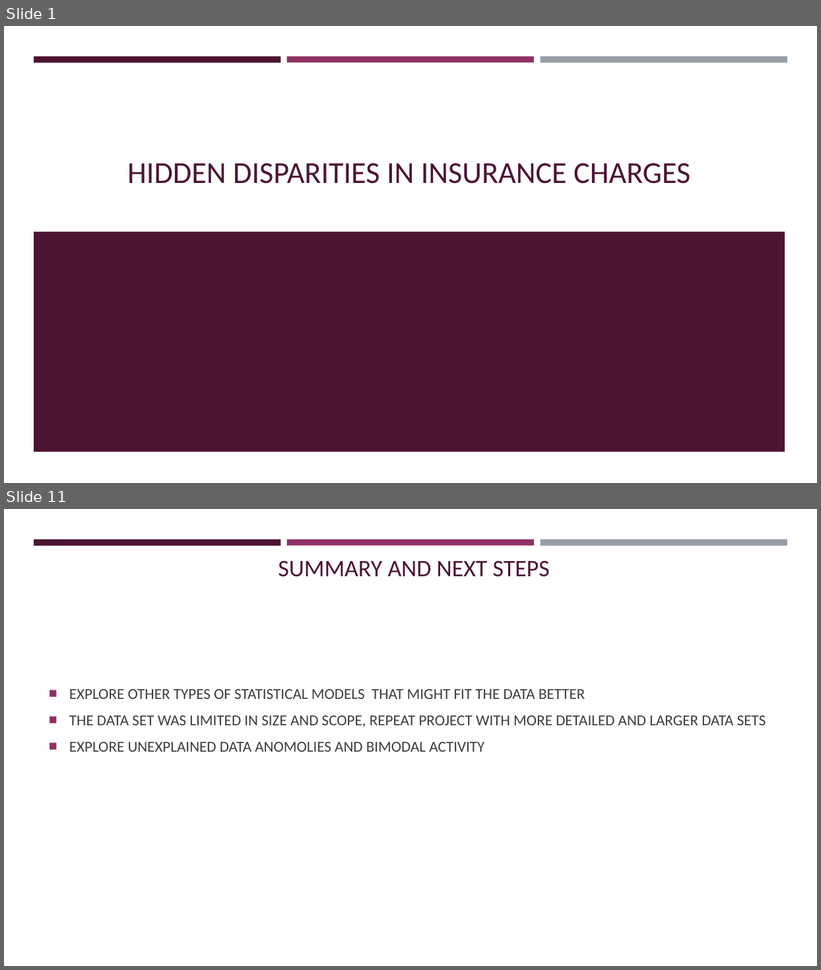
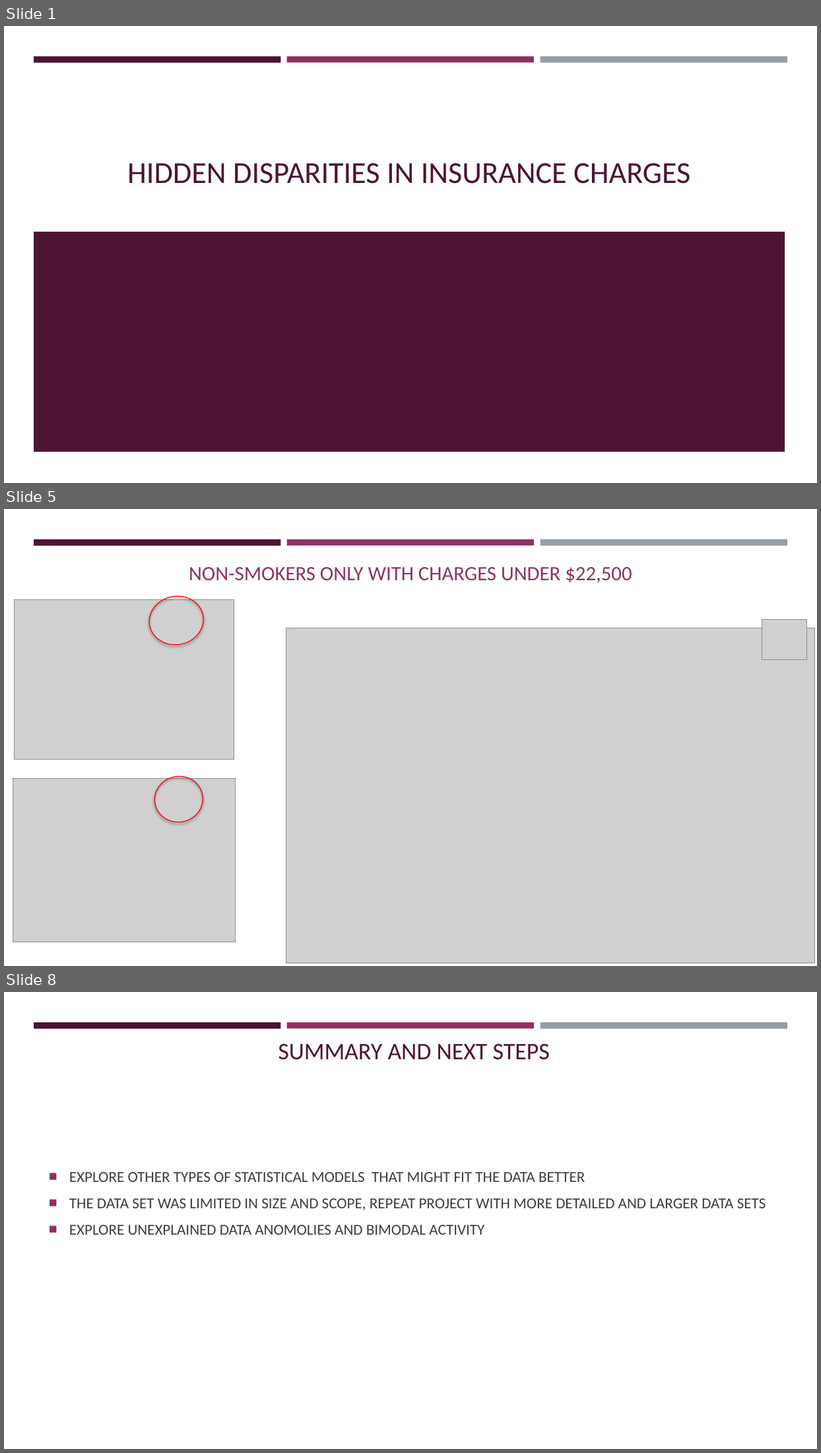
Before and after one commit to Dewalk/final_capstone, a slide deck: Presentation6.pptx. Shown one above the other, each under a label of ours: slides 1 and 11 before the commit, slides 1, 5 and 8 after it; the slides between them are not shown. The pictures are 821x970 and 821x1453 pixels, drawn with LibreOffice and Linux fonts; fonts in the diff are those of the drawing; grey boxes stand for pictures. Boxes give left, top, right and bottom in pixels: in the first picture for what was removed or moved away, otherwise in the second. Text is boxed around its words. In the diff, an @@ line names an element or a change of style, - is before the commit and + after.

Commit message:
updated images and presentation

```diff
--- a/Presentation6.pptx
+++ b/Presentation6.pptx
@@ slide 5 added at (x1=4, y1=509, x2=817, y2=966), background #FFFFFF; not listed: 3 template elements that a slide beside it also shows @@
@@ title added at (x1=189, y1=567, x2=632, y2=583), 24 pt, text #903163 @@
+NON-SMOKERS ONLY WITH CHARGES UNDER $22,500
@@ picture added at (x1=15, y1=600, x2=234, y2=760) @@
@@ ellipse added at (x1=145, y1=591, x2=207, y2=649), outline #FF0000 1 pt @@
@@ picture added at (x1=762, y1=620, x2=807, y2=660) @@
@@ picture added at (x1=286, y1=628, x2=815, y2=964) @@
@@ picture added at (x1=13, y1=779, x2=236, y2=943) @@
@@ ellipse added at (x1=151, y1=772, x2=207, y2=826), outline #FF0000 1 pt @@
@@ what was slide 11 is now slide 8 @@
```
Also in this commit, not shown: 6 slides changed, 1 other slide added, 35 other files.
